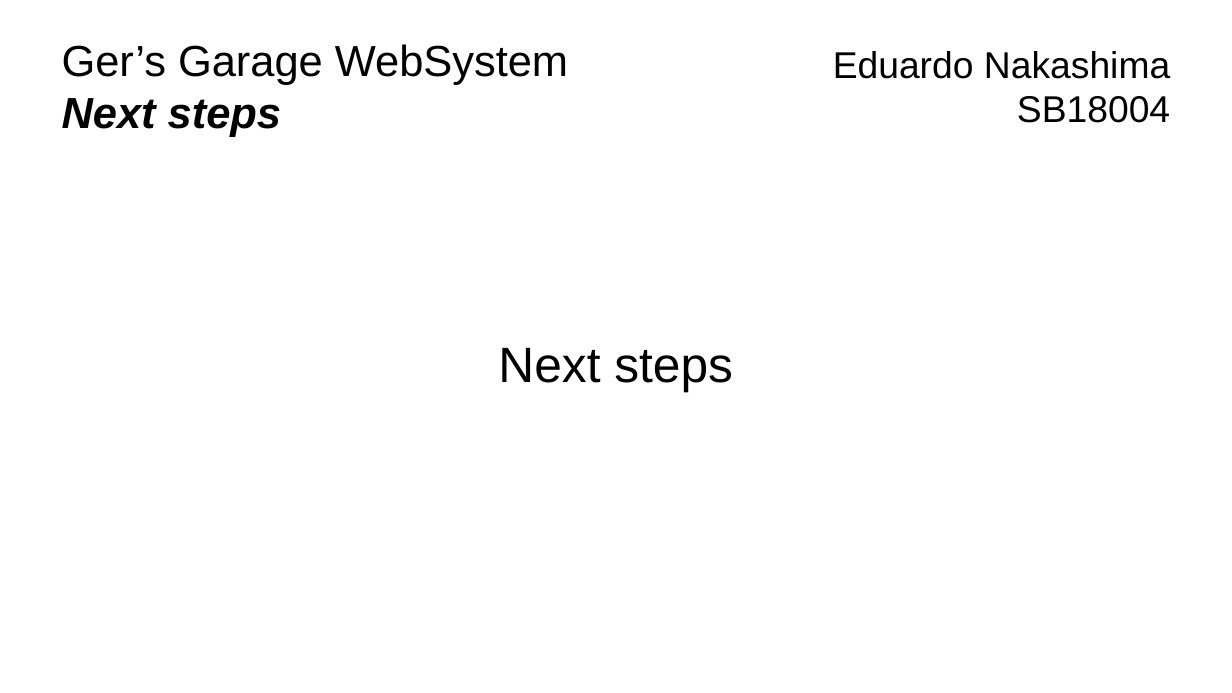
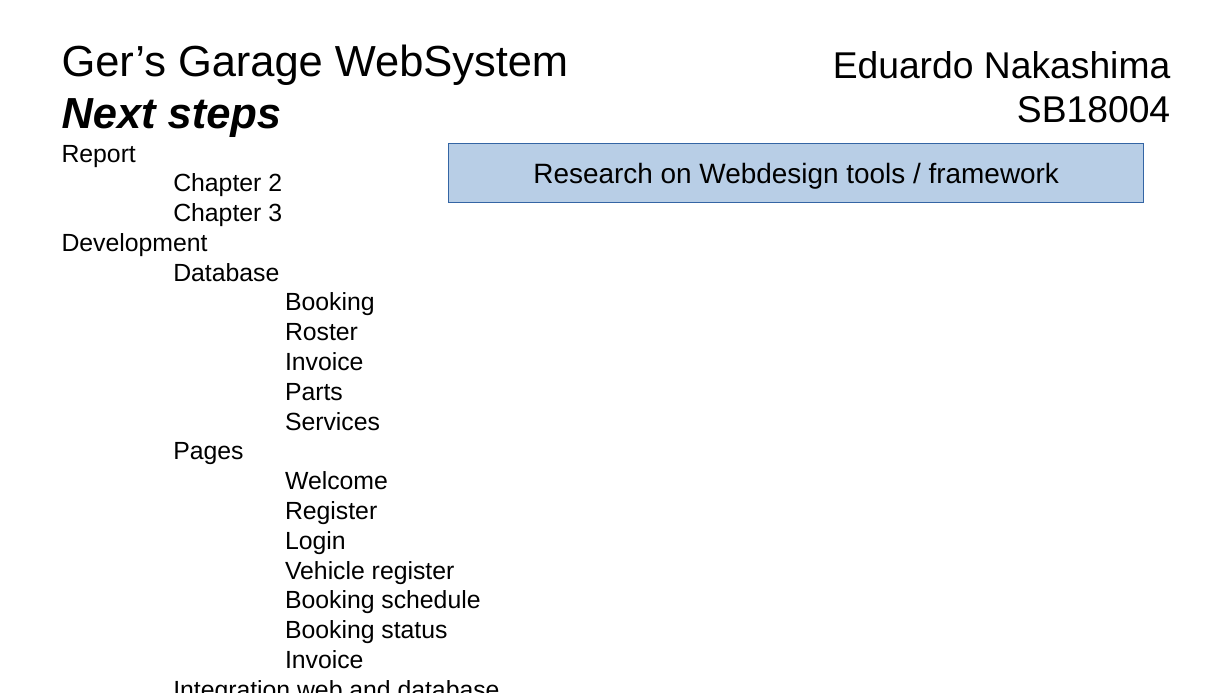
Before and after one commit to eduardokzn/GerGarage, a slide deck: slide 5 of ProjectDocs/Brief Initial Presentation.pptx (slide 4 before the commit). Drawn at 1232x693 pixels with LibreOffice and Linux fonts; fonts in the diff are those of the drawing. Boxes give left, top, right and bottom in pixels: in the first picture for what was removed or moved away, otherwise in the second. Text is boxed around its words. In the diff, an @@ line names an element or a change of style, - is before the commit and + after.

```diff
--- a/ProjectDocs/Brief Initial Presentation.pptx
+++ b/ProjectDocs/Brief Initial Presentation.pptx
@@ text added at (x1=62, y1=145, x2=480, y2=669), 16 pt, text #000000 @@
+Report
+Chapter 2
+Chapter 3
+Development
+Database
+Booking
+Roster
+Invoice
+Parts
+Services
+Pages
+Welcome
+Register
+Login
+Vehicle register
+Booking schedule
+Booking status
+Invoice
+Integration web and database
@@ rectangle added at (x1=449, y1=143, x2=1145, y2=202), fill #729FCF at 50% opacity, outline #3465A4 0.75 pt, 18 pt, text #000000 @@
+Research on Webdesign tools / framework
@@ text removed at (x1=498, y1=347, x2=733, y2=392) @@
-Next steps
```
Also in this commit, not shown: 1 other slide changed, 1 slide added, 5 other files.
